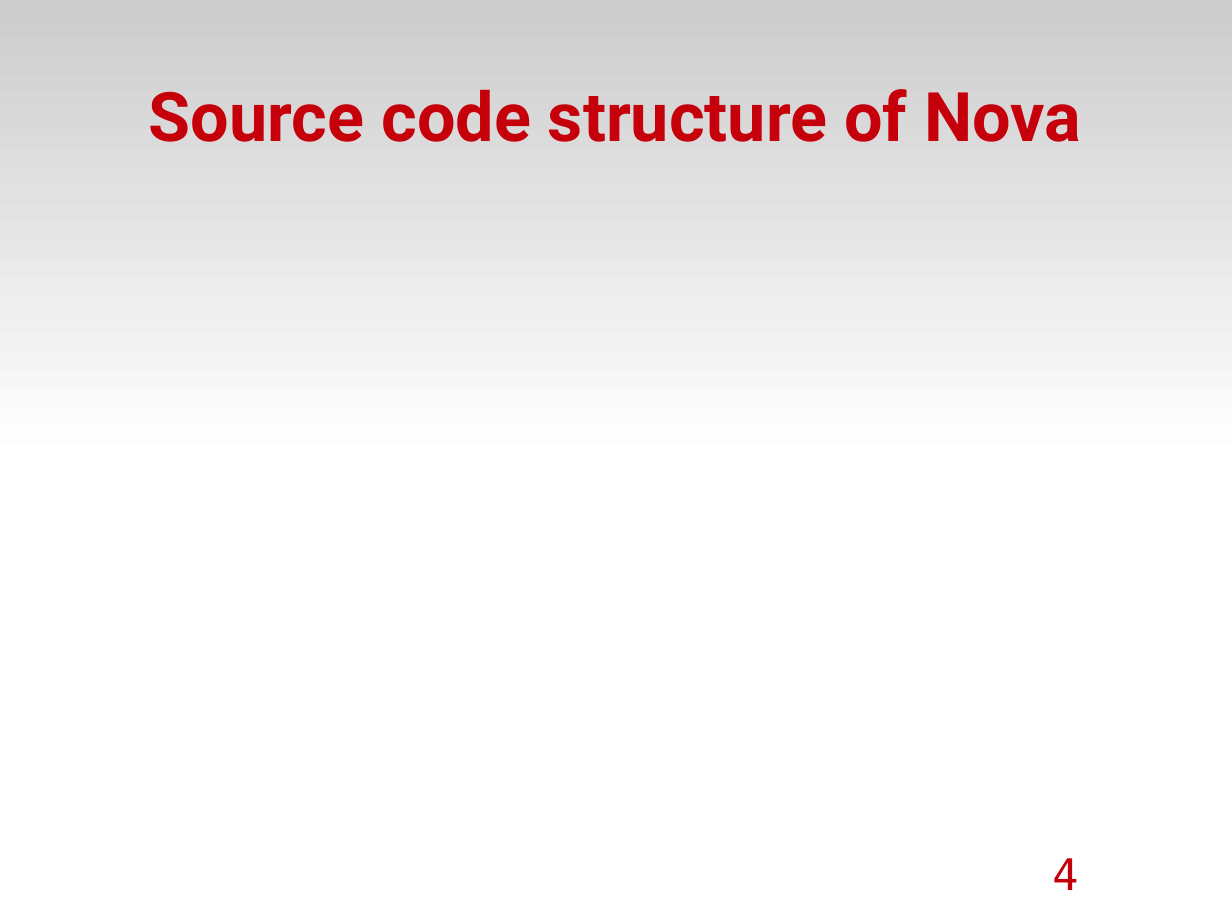
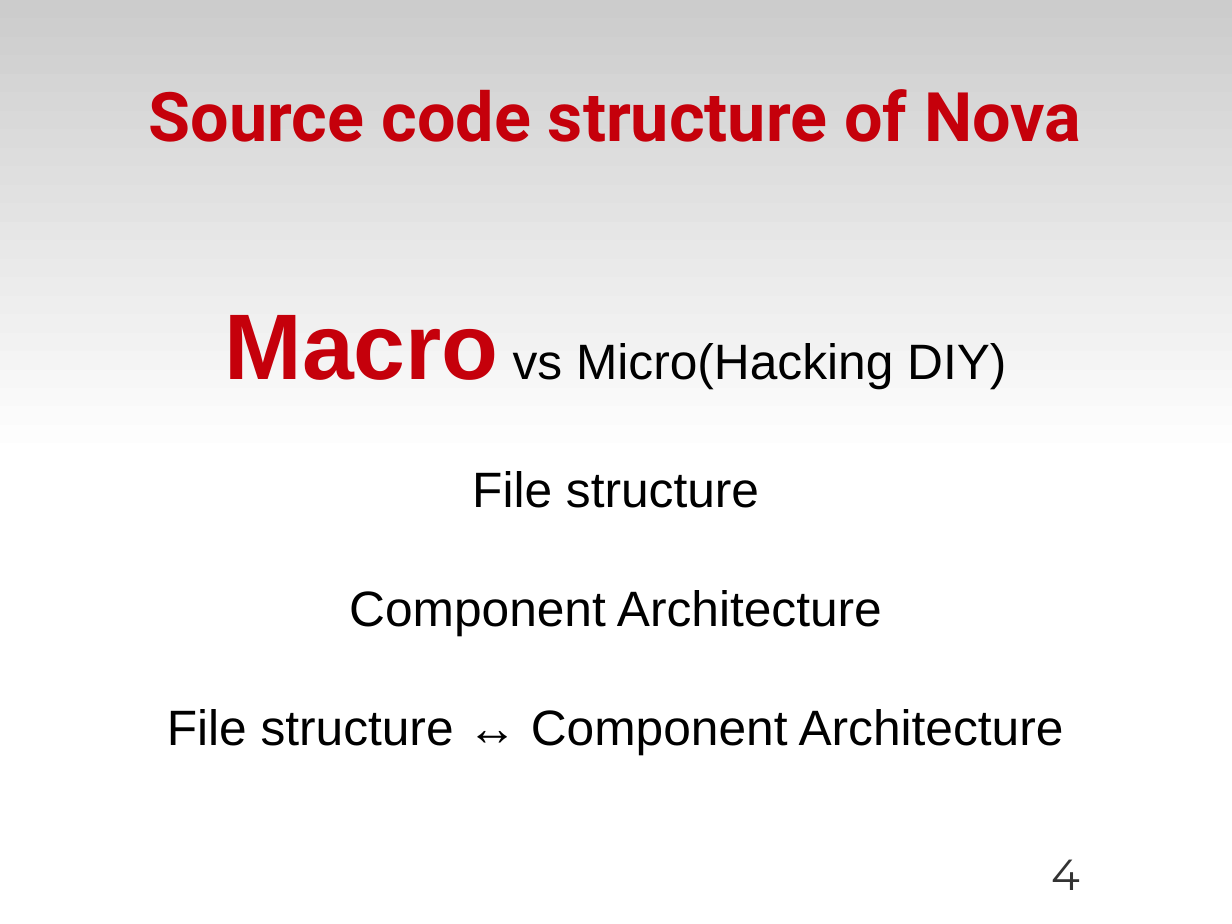
Before and after one commit to zyluo/talk-COSUG-2012, a slide deck: slide 4 of COSUG-2012.odp. Drawn at 1232x924 pixels with LibreOffice and Linux fonts; fonts in the diff are those of the drawing; background and template pictures are left out. Boxes give left, top, right and bottom in pixels: in the first picture for what was removed or moved away, otherwise in the second. Text is boxed around its words. In the diff, an @@ line names an element or a change of style, - is before the commit and + after.

Commit message:
add component structure

```diff
--- a/COSUG-2012.odp
+++ b/COSUG-2012.odp
@@ subtitle added at [167,315,1064,755], 32 pt, text #000000 @@
+Macro vs Micro(Hacking DIY)
+File structure
+Component Architecture
+File structure ↔ Component Architecture
@@ page number at [1051,859,1080,890]: font DejaVu Sans Mono to Montserrat, text colour #C5000B to #333333 @@
```
Also in this commit, not shown: 1 other slide changed, 9 slides added, 6 slides removed.
